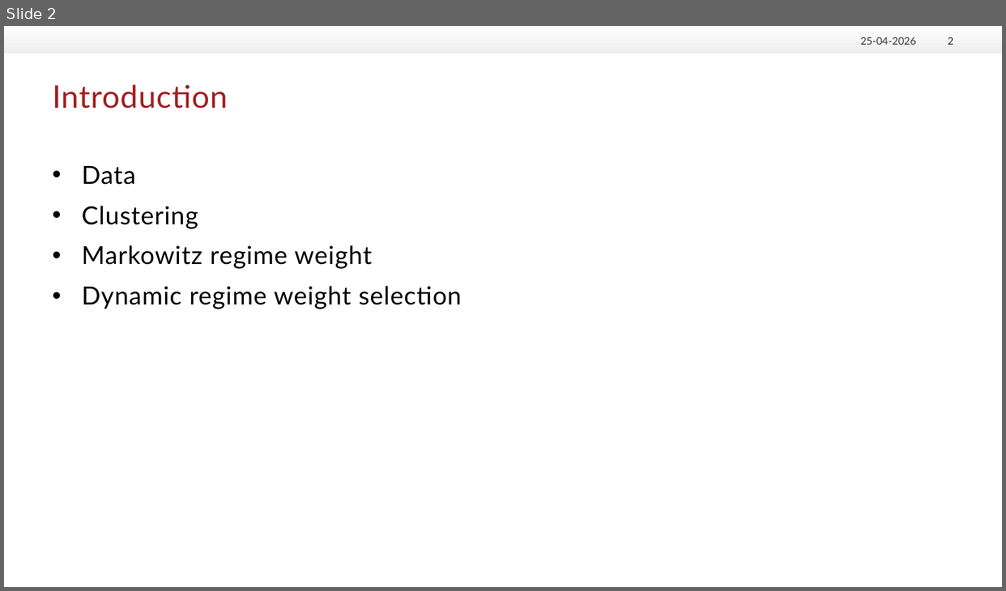
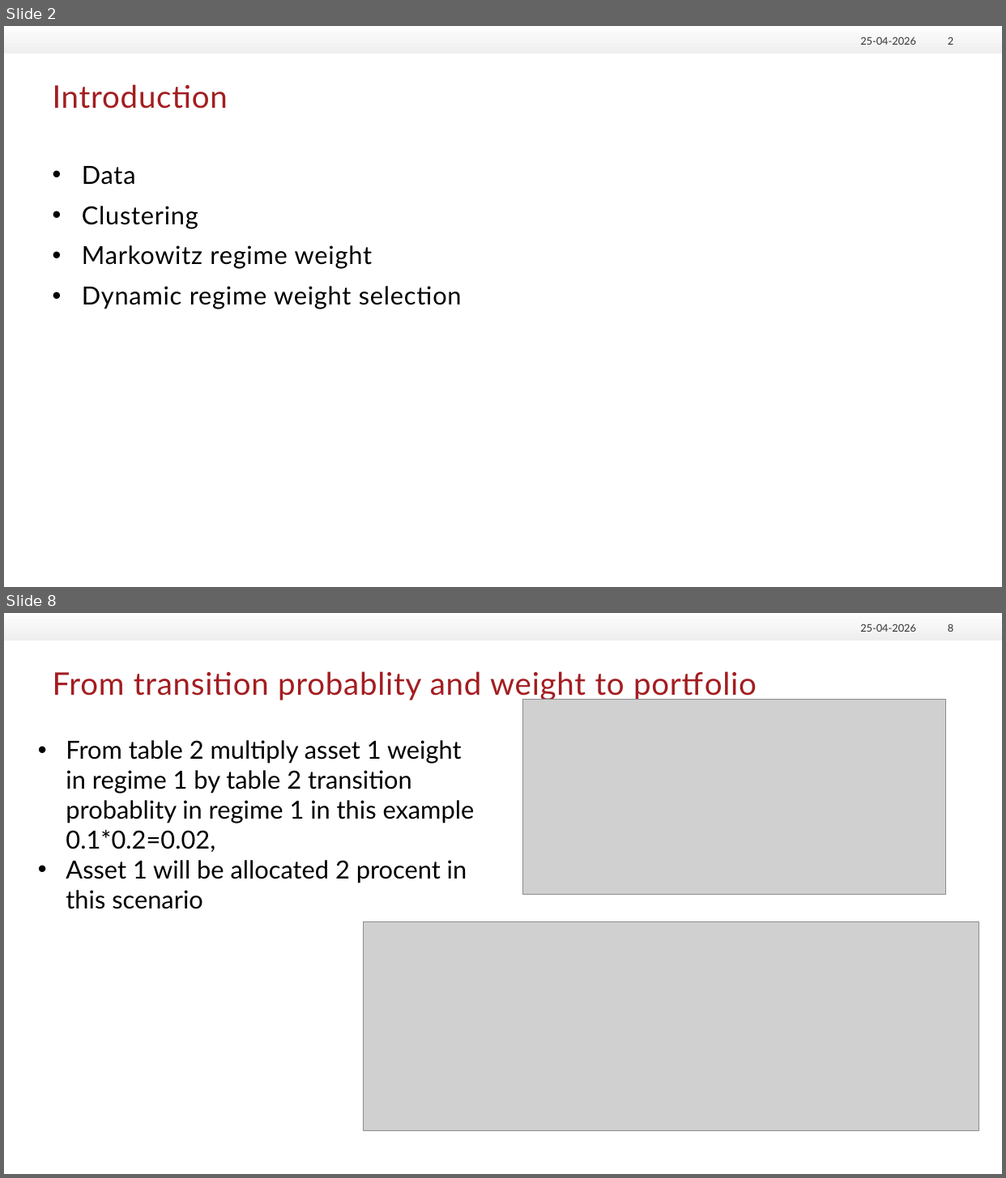
Before and after one commit to Dausekongen/Seminar, a slide deck: Præsentation3.pptx. Shown one above the other, each under a label of ours: slide 2 before the commit, slides 2 and 8 after it; the slides between them are not shown. The pictures are 1006x591 and 1006x1178 pixels, drawn with LibreOffice and Linux fonts; fonts in the diff are those of the drawing; grey boxes stand for pictures; background and template pictures are left out. Boxes give left, top, right and bottom in pixels: in the first picture for what was removed or moved away, otherwise in the second. Text is boxed around its words. In the diff, an @@ line names an element or a change of style, - is before the commit and + after.

```diff
--- a/Præsentation3.pptx
+++ b/Præsentation3.pptx
@@ slide 8 added at (4, 613, 1002, 1174), background #FFFFFF; not listed: 1 template element that a slide beside it also shows @@
@@ text added at (860, 624, 916, 632), 10 pt, text #333333 @@
+25-04-2026
@@ page number added at (948, 624, 953, 632), 10 pt, text #333333 @@
+8
@@ title added at (53, 671, 756, 700), 30 pt, text #A31D20 @@
+From transition probablity and weight to portfolio
@@ picture added at (522, 699, 947, 895) @@
@@ text added at (66, 740, 475, 909), 24 pt, text #000000 @@
+• From table 2 multiply asset 1 weight in regime 1 by table 2 transition probablity in regime 1 in this example 0.1*0.2=0.02,
+• Asset 1 will be allocated 2 procent in this scenario
@@ picture added at (364, 922, 978, 1131) @@
```
Also in this commit, not shown: 1 slide changed, 8 other slides added, 3 other files.
